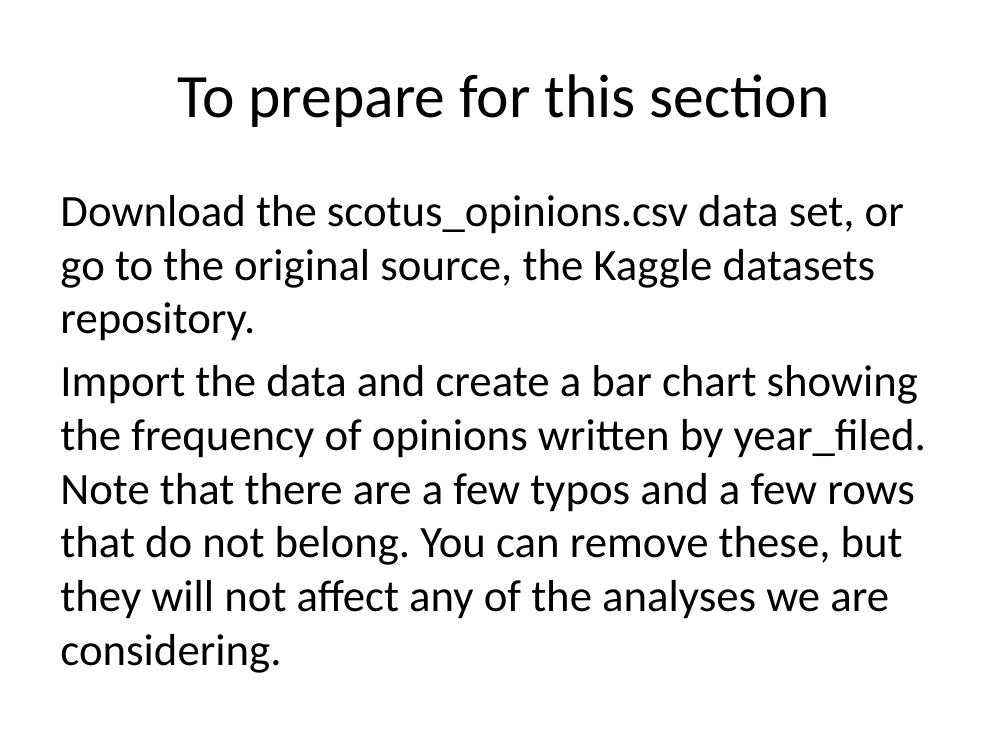
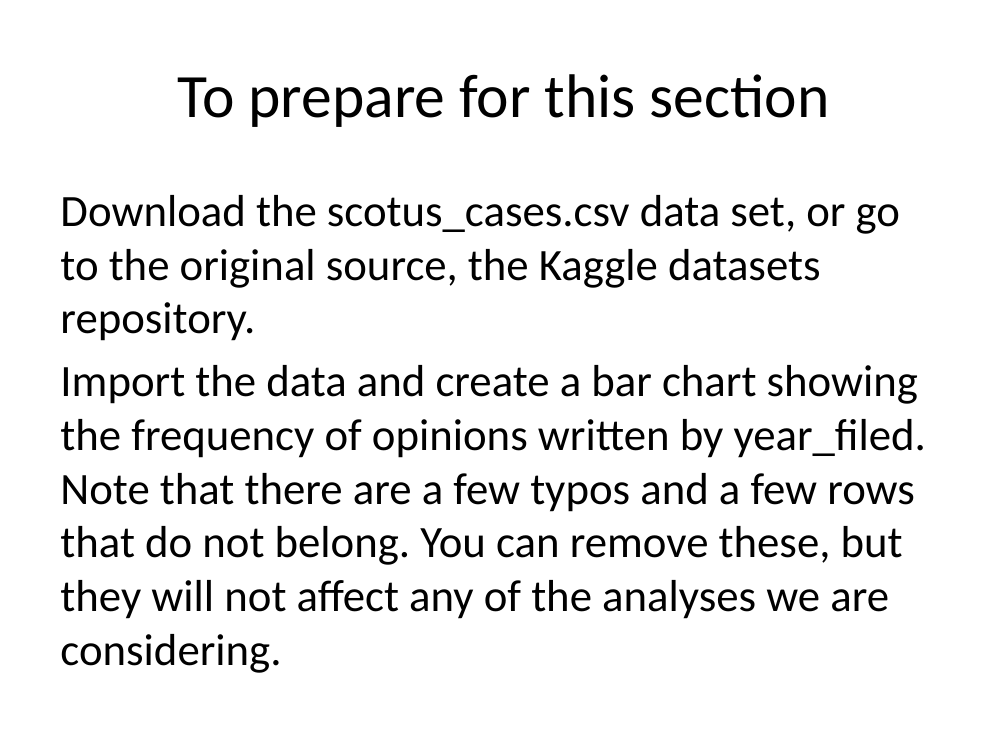
Before and after one commit to pmean/data-visualization, a slide deck: slide 5 of src/data-visualization-02-bars.pptx (slide 4 before the commit). Drawn at 1008x756 pixels with LibreOffice and Linux fonts; fonts in the diff are those of the drawing. Boxes give left, top, right and bottom in pixels: in the first picture for what was removed or moved away, otherwise in the second. Text is boxed around its words. In the diff, an @@ line names an element or a change of style, - is before the commit and + after.

```diff
--- a/src/data-visualization-02-bars.pptx
+++ b/src/data-visualization-02-bars.pptx
@@ text at bbox=[60, 195, 900, 341]: text changed @@
-Download the scotus_opinions.csv data set, or go to the original source, the Kaggle datasets repository.
+Download the scotus_cases.csv data set, or go to the original source, the Kaggle datasets repository.
```
Also in this commit, not shown: 1 other slide changed, 33 slides added, 13 other files.
